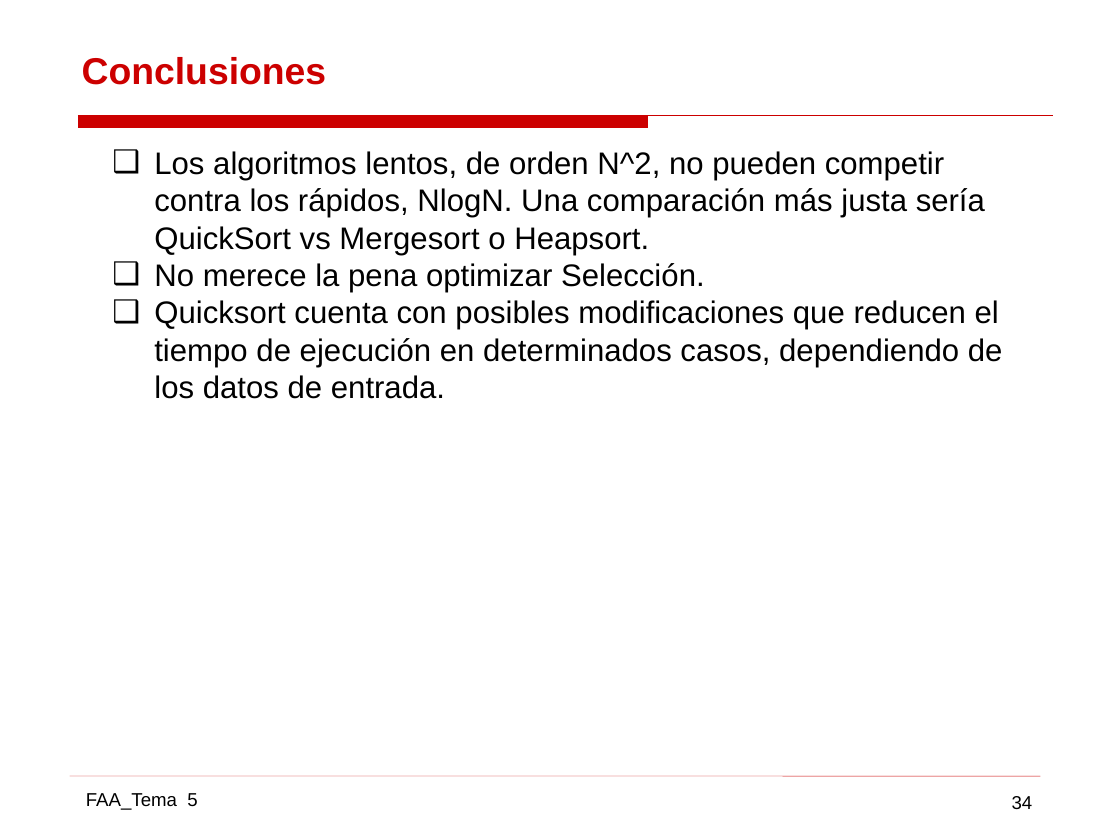
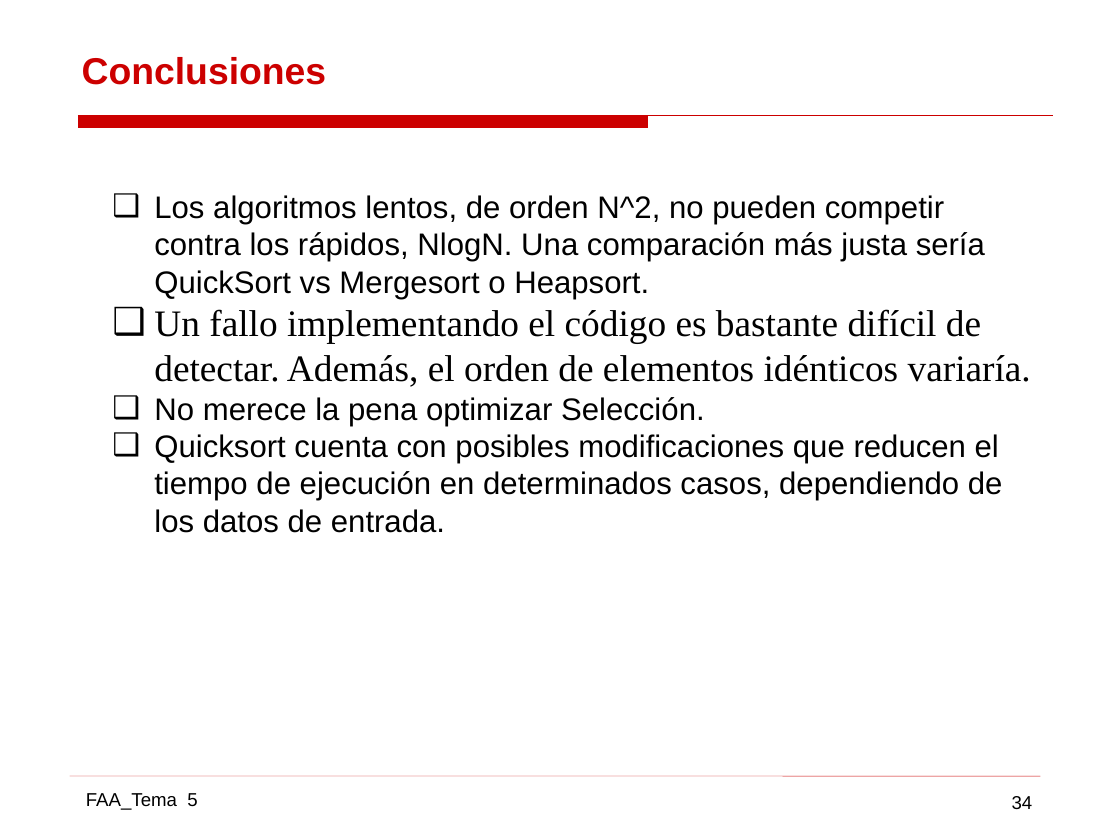
Before and after one commit to gabrielpr96/ETSIcode, a slide deck: slide 34 of FAA/Practica 2 AAD/AAD_11.pptx. Drawn at 1120x840 pixels with LibreOffice and Linux fonts; fonts in the diff are those of the drawing. Boxes give left, top, right and bottom in pixels: in the first picture for what was removed or moved away, otherwise in the second. Text is boxed around its words. In the diff, an @@ line names an element or a change of style, - is before the commit and + after.

```diff
--- a/FAA/Practica 2 AAD/AAD_11.pptx
+++ b/FAA/Practica 2 AAD/AAD_11.pptx
@@ text "Los algoritmos lentos, de orden ..." moved from (x1=154, y1=151, x2=1003, y2=399) to (x1=154, y1=195, x2=1031, y2=533) @@
@@ text at (x1=154, y1=309, x2=1031, y2=387): paragraph added @@
+❑ Un fallo implementando el código es bastante difícil de detectar. Además, el orden de elementos idénticos variaría.
```
Also in this commit, not shown: 7 other slides changed, 51 other files.
